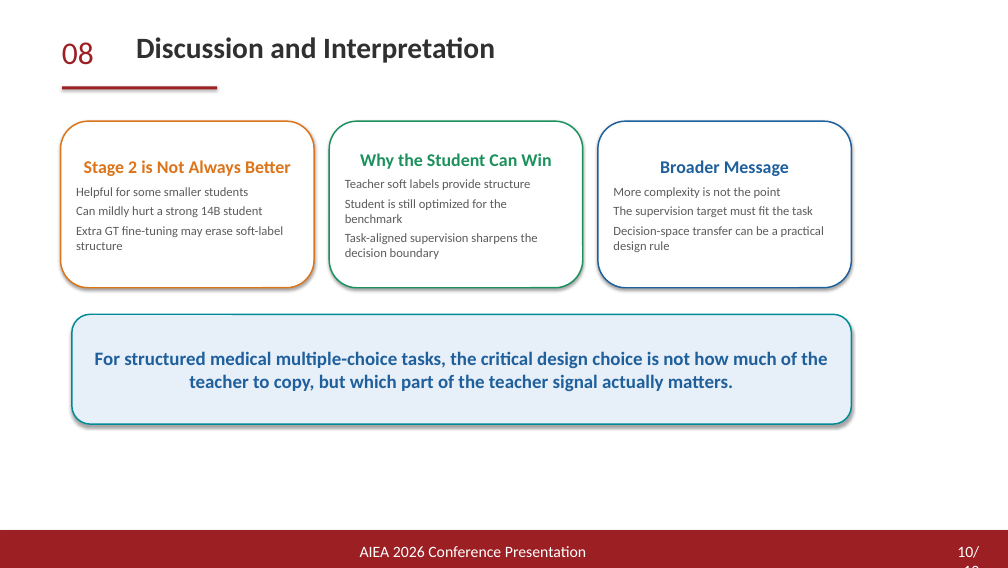
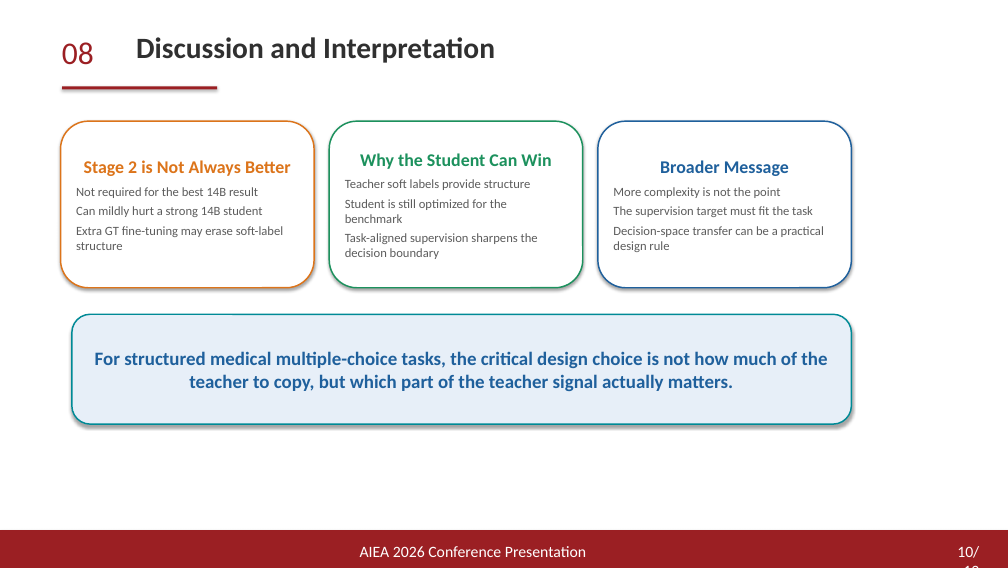
Before and after one commit to arthaschan/mentalDistill, a slide deck: slide 10 of aiea/aiea_conference_presentation.pptx. Drawn at 1008x568 pixels with LibreOffice and Linux fonts; fonts in the diff are those of the drawing. Boxes give left, top, right and bottom in pixels: in the first picture for what was removed or moved away, otherwise in the second. Text is boxed around its words. In the diff, an @@ line names an element or a change of style, - is before the commit and + after.

```diff
--- a/aiea/aiea_conference_presentation.pptx
+++ b/aiea/aiea_conference_presentation.pptx
@@ text in rounded rectangle at [76,187,258,198]: text changed @@
-Helpful for some smaller students
+Not required for the best 14B result
```
Also in this commit, not shown: 3 other files.
